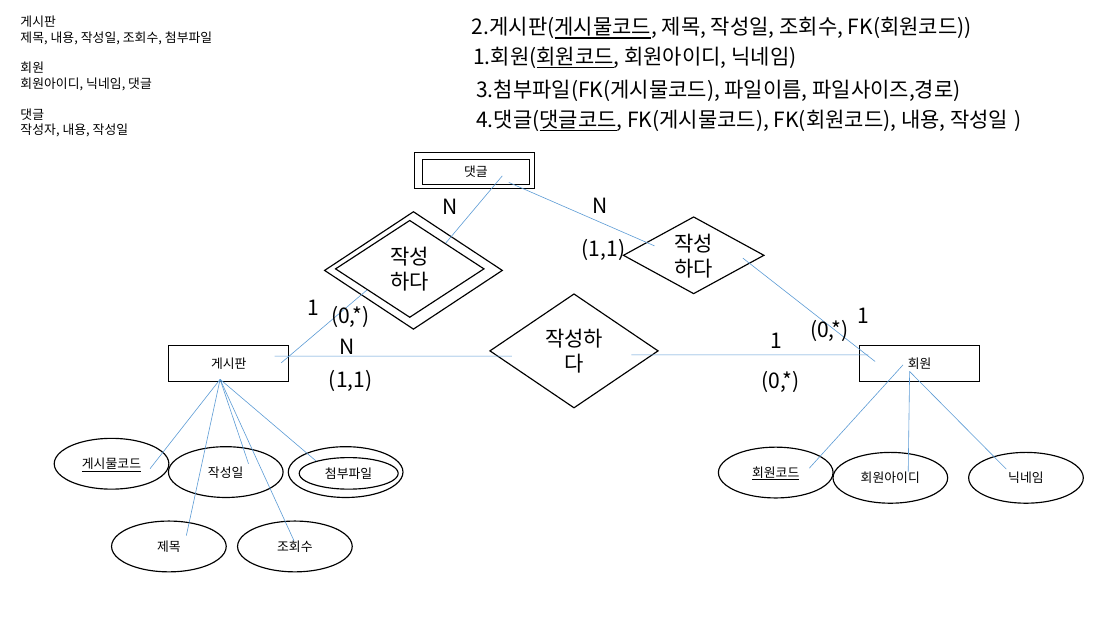
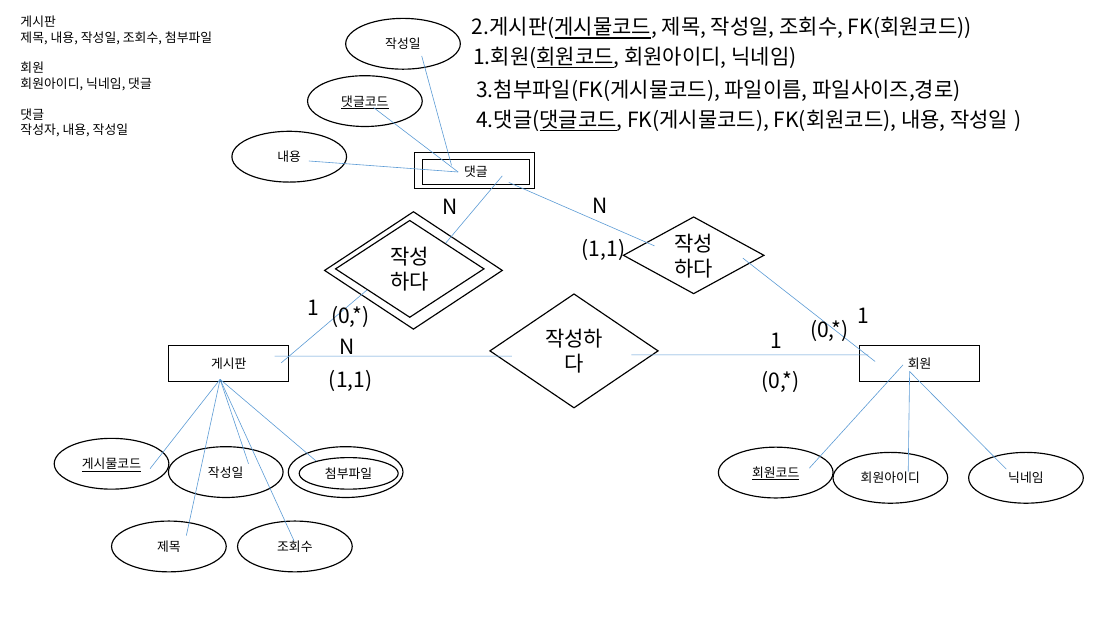
Before and after one commit to L-YS-123/SILO, a slide deck: slide 2 of 문서 06-17 145711.pptx. Drawn at 1120x630 pixels with LibreOffice and Linux fonts; fonts in the diff are those of the drawing. Boxes give left, top, right and bottom in pixels: in the first picture for what was removed or moved away, otherwise in the second. Text is boxed around its words. In the diff, an @@ line names an element or a change of style, - is before the commit and + after.

```diff
--- a/문서 06-17 145711.pptx
+++ b/문서 06-17 145711.pptx
@@ ellipse added at (346, 18, 461, 69), fill #FFFFFF, outline #000000 1 pt, 11 pt, text #000000 @@
+작성일
@@ line added from (422, 56) to (452, 166), #5B9BD5 0.5 pt dashed @@
@@ ellipse added at (308, 76, 423, 126), fill #FFFFFF, outline #000000 1 pt, 11 pt, text #000000, underline @@
+댓글코드
@@ line added from (374, 108) to (458, 172), #5B9BD5 0.5 pt dashed @@
@@ ellipse added at (232, 131, 347, 181), fill #FFFFFF, outline #000000 1 pt, 11 pt, text #000000 @@
+내용
@@ line added from (309, 161) to (458, 172), #5B9BD5 0.5 pt dashed @@
```
